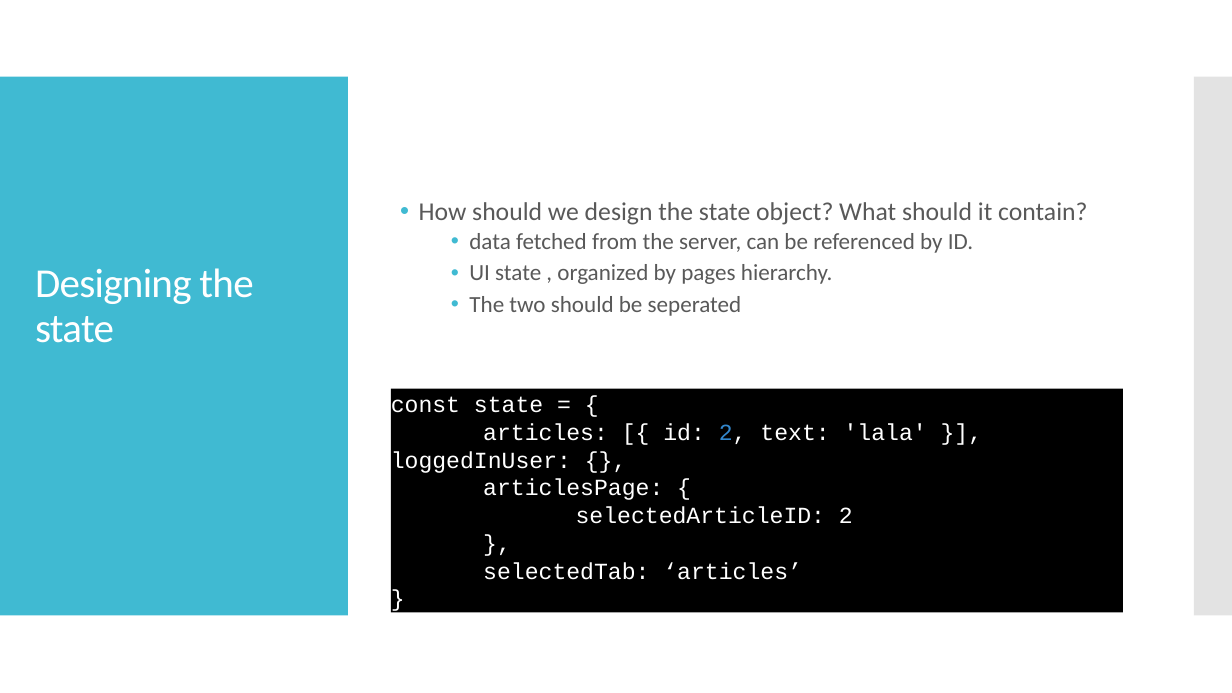
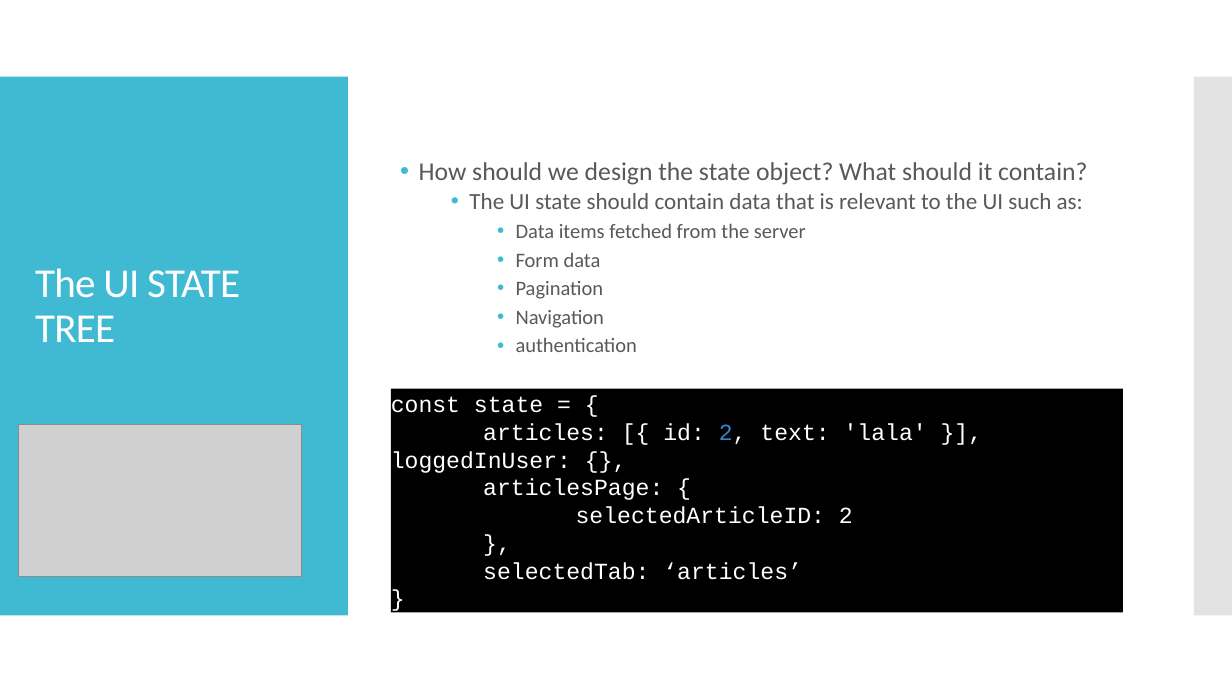
Before and after one commit to tikalk/vanilla-redux-meetup, a slide deck: slide 8 of Vanilla Redux.pptx. Drawn at 1232x693 pixels with LibreOffice and Linux fonts; fonts in the diff are those of the drawing; grey boxes stand for pictures. Boxes give left, top, right and bottom in pixels: in the first picture for what was removed or moved away, otherwise in the second. Text is boxed around its words. In the diff, an @@ line names an element or a change of style, - is before the commit and + after.

```diff
--- a/Vanilla Redux.pptx
+++ b/Vanilla Redux.pptx
@@ text at (469, 193, 1083, 352): text changed; size 18 to 16 pt @@
-  • data fetched from the server, can be referenced by ID.
-  • UI state , organized by pages hierarchy.
-  • The two should be seperated
+  • The UI state should contain data that is relevant to the UI such as:
+    • Data items fetched from the server
+    • Form data
+    • Pagination
+    • Navigation
+    • authentication
@@ title at (35, 268, 240, 342): text changed @@
-Designing the state
+The UI STATE TREE
@@ picture added at (18, 424, 300, 577) @@
```
Also in this commit, not shown: 7 other slides changed, 1 slide added.
